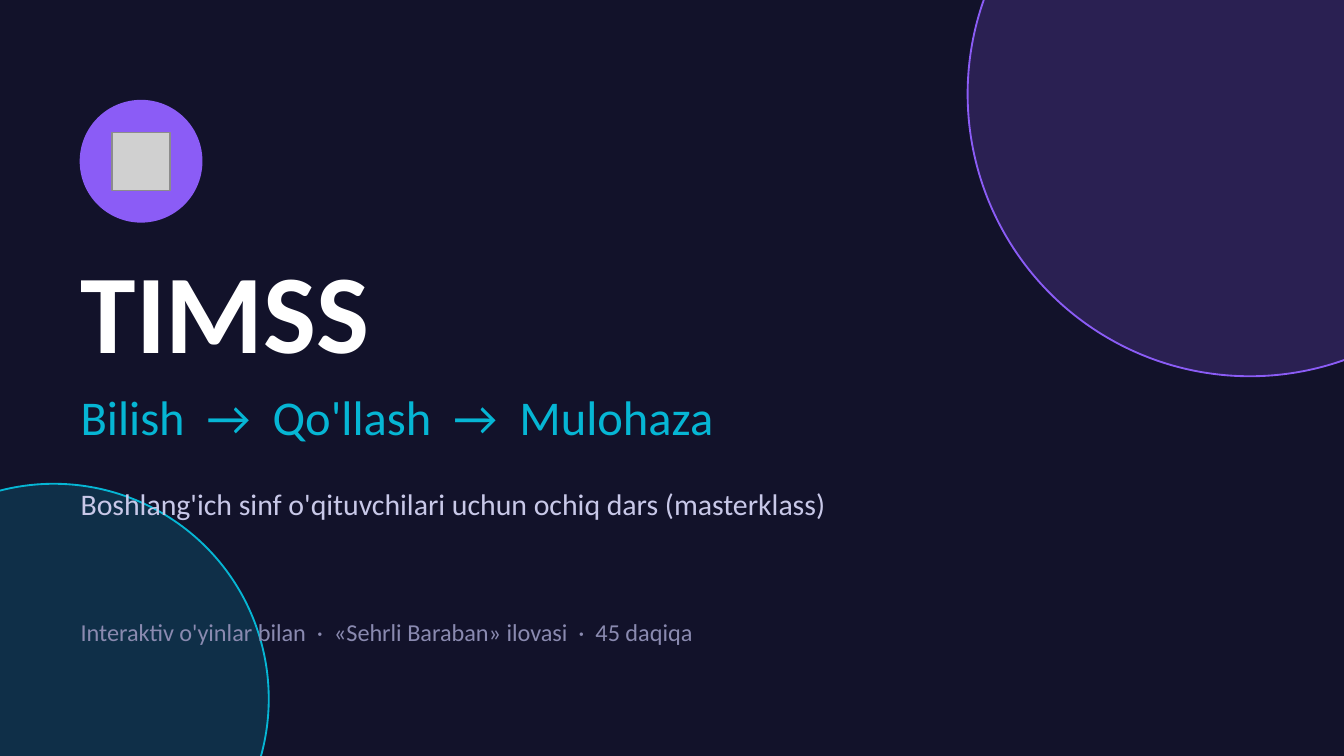
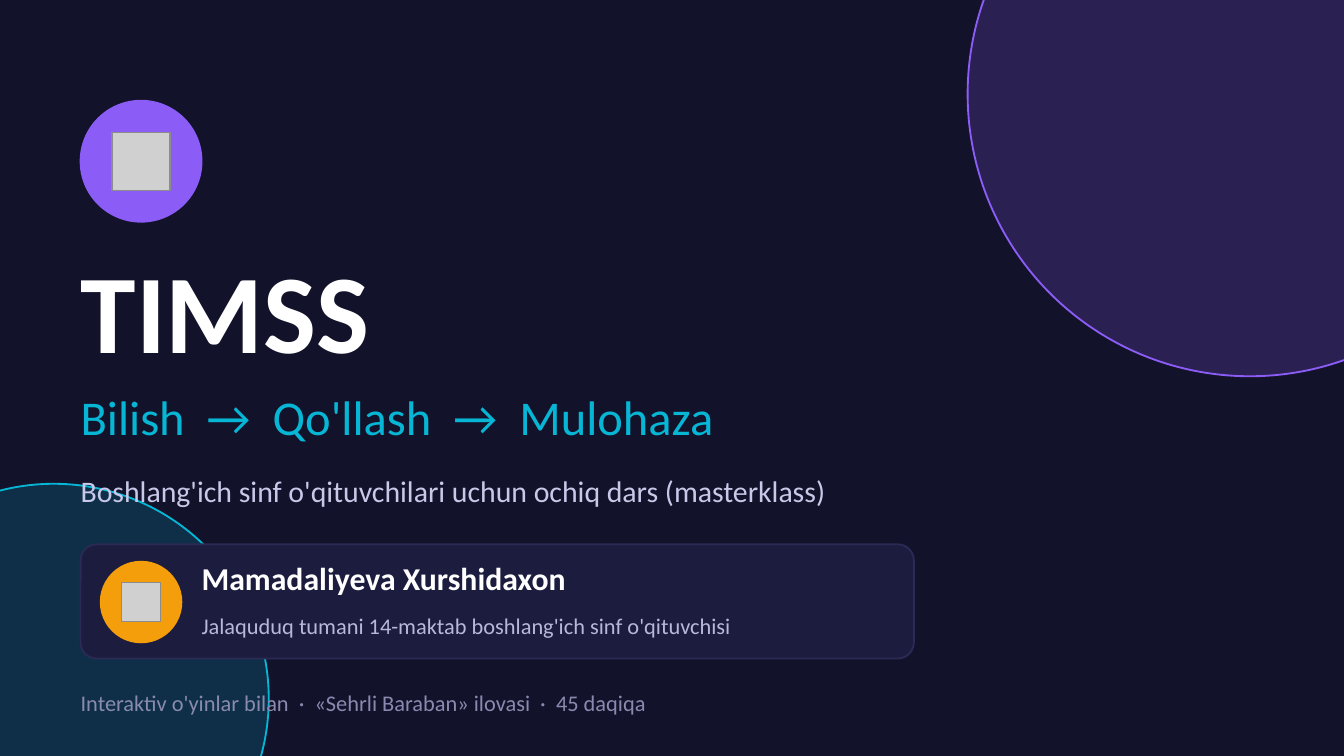
Before and after one commit to muhammadqodirbekqayumov/Xurshidaxon, a slide deck: slide 1 of docs/TIMSS-masterklass.pptx. Drawn at 1344x756 pixels with LibreOffice and Linux fonts; fonts in the diff are those of the drawing; grey boxes stand for pictures. Boxes give left, top, right and bottom in pixels: in the first picture for what was removed or moved away, otherwise in the second. Text is boxed around its words. In the diff, an @@ line names an element or a change of style, - is before the commit and + after.

```diff
--- a/docs/TIMSS-masterklass.pptx
+++ b/docs/TIMSS-masterklass.pptx
@@ text "Boshlang'ich sinf o'qituvchilari uchun ochiq ...": place and size @@
-text "Boshlang'ich sinf o'qituvchilari uchun ochiq ..." at [81, 490, 825, 522]
+text "Boshlang'ich sinf o'qituvchilari uchun ochiq ..." at [81, 480, 825, 509]
@@ rounded rectangle added at [81, 544, 914, 659], fill #1C1C3F, outline #2A2A55 1 pt @@
@@ ellipse added at [101, 562, 181, 642], fill #F59E0B, outline #F59E0B 1 pt @@
@@ text added at [202, 567, 566, 595], 17 pt, text #FFFFFF, bold @@
+Mamadaliyeva Xurshidaxon
@@ picture added at [122, 583, 161, 622] @@
@@ text added at [202, 618, 730, 638], 12 pt, text #B8B8D8 @@
+Jalaquduq tumani 14-maktab boshlang'ich sinf o'qituvchisi
@@ text "Interaktiv o'yinlar bilan · «Sehrli ...": place and size @@
-text "Interaktiv o'yinlar bilan · «Sehrli ..." at [81, 624, 692, 647]
+text "Interaktiv o'yinlar bilan · «Sehrli ..." at [81, 692, 646, 717]
@@ text "Interaktiv o'yinlar bilan · «Sehrli ..." at [81, 692, 646, 717]: size 13 to 12 pt @@
```
Also in this commit, not shown: 13 other slides changed, 10 other files.
